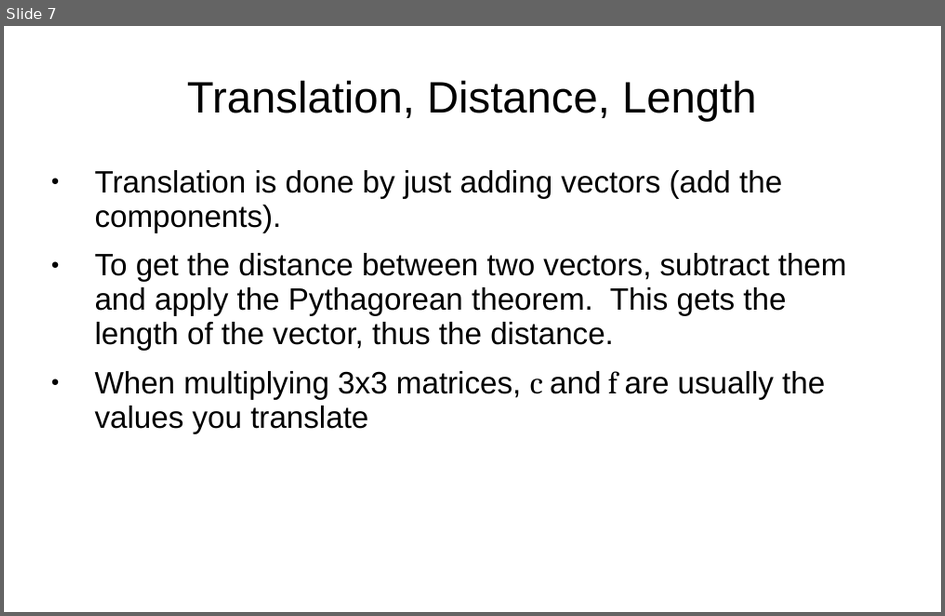
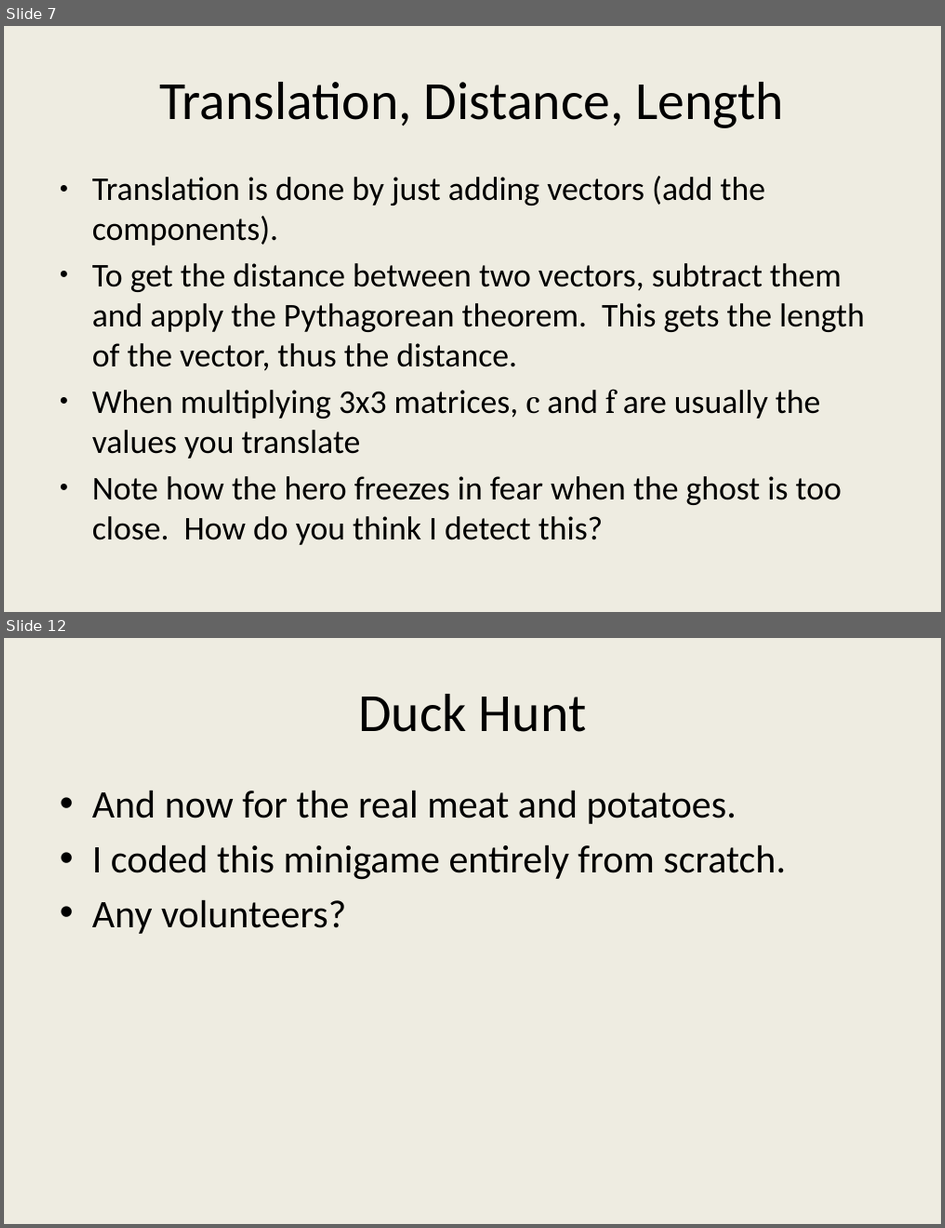
Before and after one commit to JesseTG/Linear-Algebra-Demo, a slide deck: Presentation Notes.pptx. Shown one above the other, each under a label of ours: slide 7 before the commit, slides 7 and 12 after it; the slides between them are not shown. The pictures are 945x616 and 945x1228 pixels, drawn with LibreOffice and Linux fonts; fonts in the diff are those of the drawing. Boxes give left, top, right and bottom in pixels: in the first picture for what was removed or moved away, otherwise in the second. Text is boxed around its words. In the diff, an @@ line names an element or a change of style, - is before the commit and + after.

```diff
--- a/Presentation Notes.pptx
+++ b/Presentation Notes.pptx
@@ slide 12 added at [4, 638, 941, 1224], background #EEECE1 @@
@@ title added at [358, 694, 586, 732], 33 pt, text #000000 @@
+Duck Hunt
@@ text added at [92, 790, 786, 934], 24 pt, text #000000 @@
+• And now for the real meat and potatoes.
+• I coded this minigame entirely from scratch.
+• Any volunteers?
@@ slide 7 changed as well @@
@@ background #FFFFFF to #EEECE1 @@
@@ title "Translation, Distance, Length" at [159, 82, 784, 128]: size 27 to 33 pt, font Arial to Calibri; line spacing 0.93 to 1 @@
@@ text at [92, 176, 865, 458]: size 19 to 20.4 pt in "Translation is done by just adding vectors ...", "To get the distance between two vectors, ...", "When multiplying 3x3 matrices, c and f ..."; font Arial to Calibri in "Translation is done by just adding vectors ...", "To get the distance between two vectors, ...", "When multiplying 3x3 matrices, and are usually ..."; indent changed; line spacing 0.93 to 1; less space between paragraphs @@
@@ text at [92, 476, 842, 545]: paragraph added @@
+● Note how the hero freezes in fear when the ghost is too close. How do you think I detect this?
```
Also in this commit, not shown: 6 other slides changed, 4 other slides added, 1 slide removed, 31 other files.
